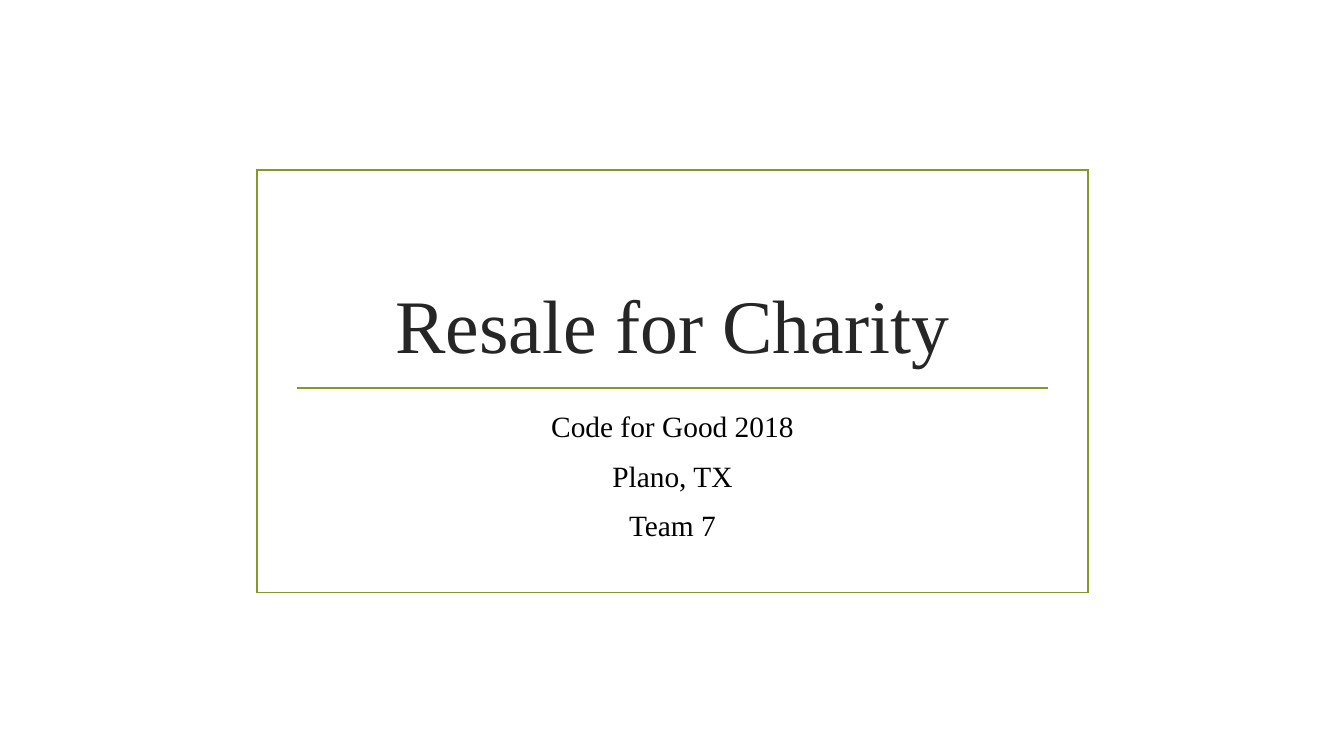
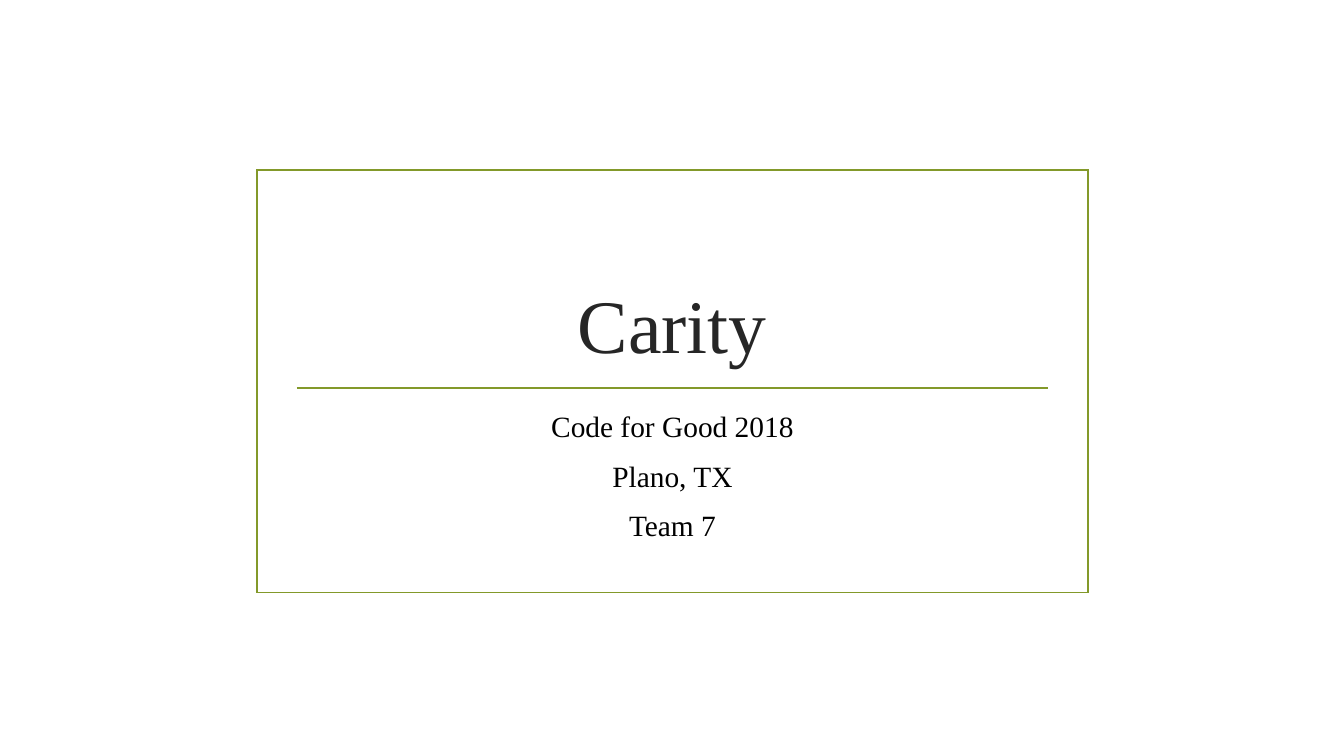
Before and after one commit to dallas2018/team-7, a slide deck: slide 1 of Presentation.pptx. Drawn at 1344x756 pixels with LibreOffice and Linux fonts; fonts in the diff are those of the drawing; background and template pictures are left out. Boxes give left, top, right and bottom in pixels: in the first picture for what was removed or moved away, otherwise in the second. Text is boxed around its words. In the diff, an @@ line names an element or a change of style, - is before the commit and + after.

```diff
--- a/Presentation.pptx
+++ b/Presentation.pptx
@@ title at bbox=[578, 303, 767, 368]: text changed @@
-Resale for Charity
+Carity
```
Also in this commit, not shown: 3 other slides changed, 2 slides added, 1 slide removed.
